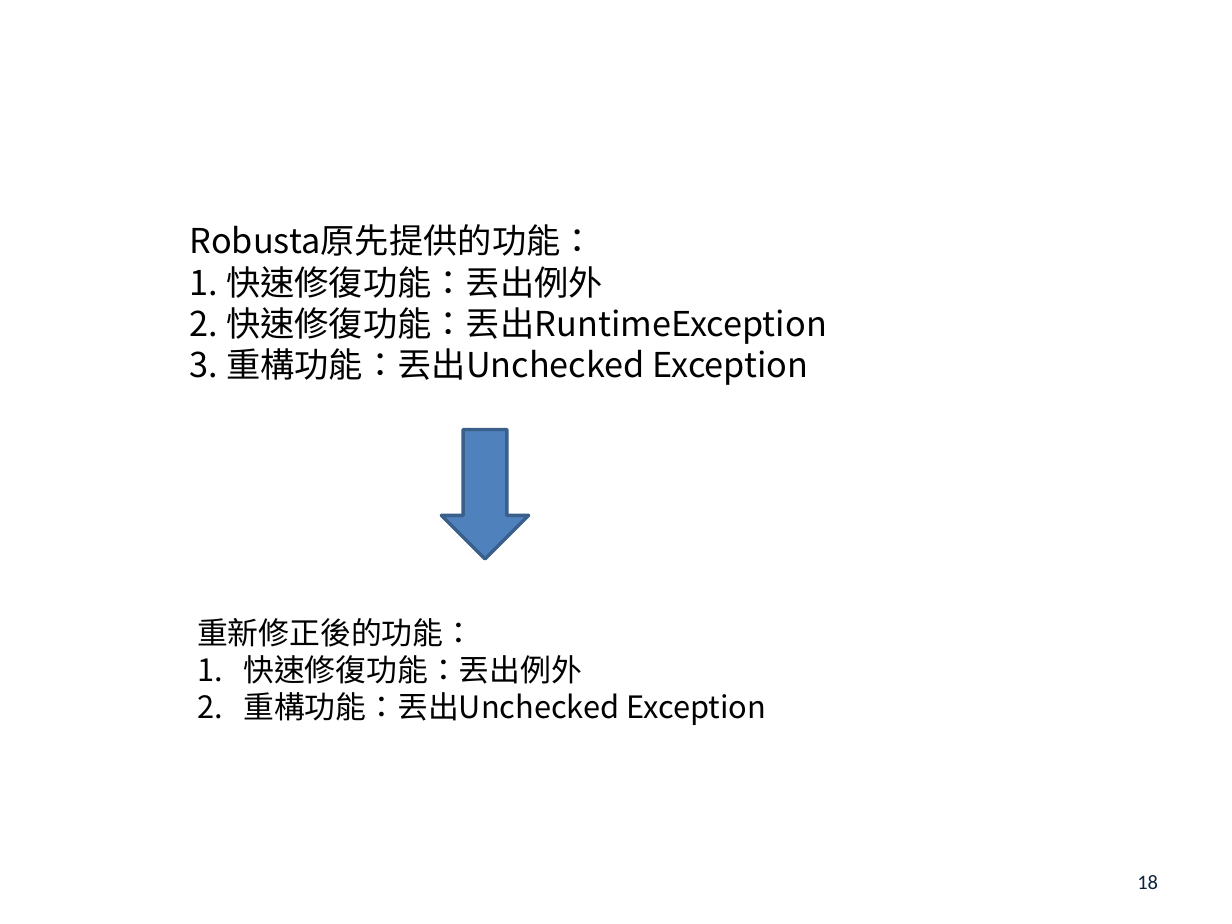
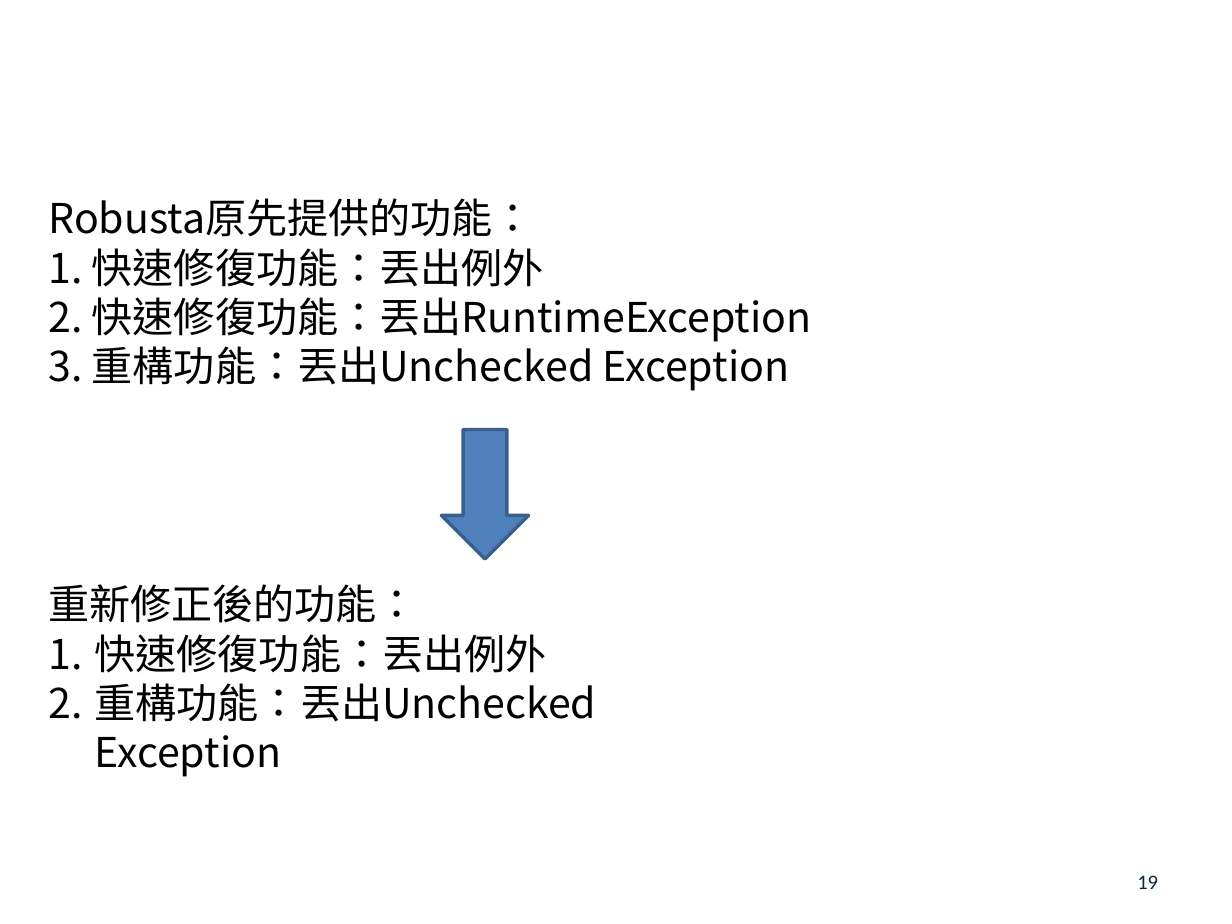
Before and after one commit to s7130457/thesis, a slide deck: slide 19 of 楊雅雯-口試投影片.pptx (slide 18 before the commit). Drawn at 1232x924 pixels with LibreOffice and Linux fonts; fonts in the diff are those of the drawing; background and template pictures are left out. Boxes give left, top, right and bottom in pixels: in the first picture for what was removed or moved away, otherwise in the second. Text is boxed around its words. In the diff, an @@ line names an element or a change of style, - is before the commit and + after.

```diff
--- a/楊雅雯-口試投影片.pptx
+++ b/楊雅雯-口試投影片.pptx
@@ text "Robusta原先提供的功能：": place and size @@
-text "Robusta原先提供的功能：" at <box>190,224,827,385</box>
+text "Robusta原先提供的功能：" at <box>48,198,812,391</box>
@@ text "Robusta原先提供的功能：" at <box>48,198,812,391</box>: size 20 to 24 pt @@
@@ text "重新修正後的功能：": place and size @@
-text "重新修正後的功能：" at <box>197,618,766,725</box>
+text "重新修正後的功能：" at <box>48,584,597,777</box>
@@ text "重新修正後的功能：" at <box>48,584,597,777</box>: size 18 to 24 pt @@
@@ page number at <box>1137,875,1158,889</box>: text changed @@
-18
+19
```
Also in this commit, not shown: 25 other slides changed, 1 slide added, 2 other files.
